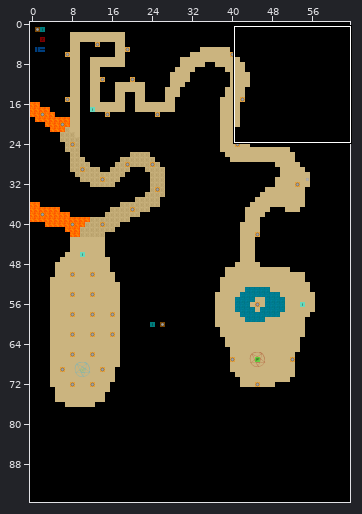
One commit to this Tiled map: assets-src/maps/chap1.tmx. Above, an overview of the earlier version with the close-up marked.
Close-up. As it was:
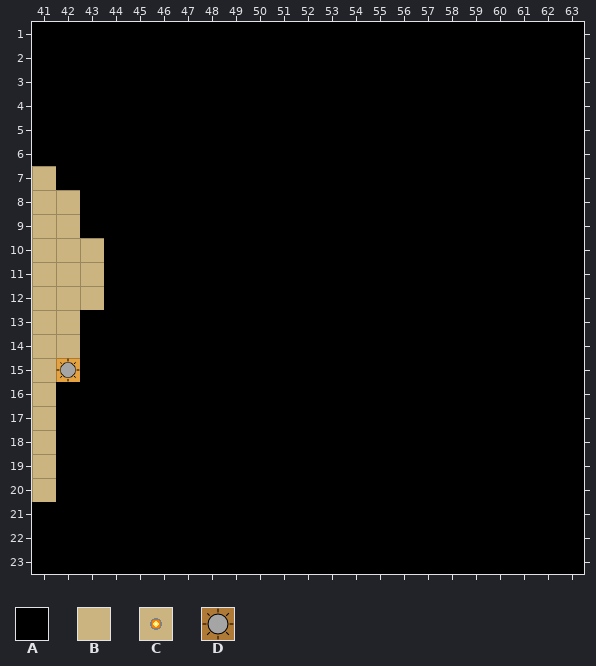
Cells are 32x32 px. Shown: x 41..63, y 1..23. The commit also changed other parts of the map, which this record leaves out.
Key: from "basic": A 0, B 1, C 8; from "items": D 0.
_ is an empty cell.
Objects are placed by their top-left corner, in cells (3,4 is the top-left corner of cell 3,4); size is 1x1 cell unless given.
Layers that did not change in this view are not listed.
Layer "map" before, first column x 41:
 1 AAAAAAAAAAAAAAAAAAAAAAA
 2 AAAAAAAAAAAAAAAAAAAAAAA
 3 AAAAAAAAAAAAAAAAAAAAAAA
 4 AAAAAAAAAAAAAAAAAAAAAAA
 5 AAAAAAAAAAAAAAAAAAAAAAA
 6 AAAAAAAAAAAAAAAAAAAAAAA
 7 BAAAAAAAAAAAAAAAAAAAAAA
 8 BBAAAAAAAAAAAAAAAAAAAAA
 9 BBAAAAAAAAAAAAAAAAAAAAA
10 BBBAAAAAAAAAAAAAAAAAAAA
11 BBBAAAAAAAAAAAAAAAAAAAA
12 BBBAAAAAAAAAAAAAAAAAAAA
13 BBAAAAAAAAAAAAAAAAAAAAA
14 BBAAAAAAAAAAAAAAAAAAAAA
15 BCAAAAAAAAAAAAAAAAAAAAA
16 BAAAAAAAAAAAAAAAAAAAAAA
17 BAAAAAAAAAAAAAAAAAAAAAA
18 BAAAAAAAAAAAAAAAAAAAAAA
19 BAAAAAAAAAAAAAAAAAAAAAA
20 BAAAAAAAAAAAAAAAAAAAAAA
21 AAAAAAAAAAAAAAAAAAAAAAA
22 AAAAAAAAAAAAAAAAAAAAAAA
23 AAAAAAAAAAAAAAAAAAAAAAA
Objects on layer "lights" before:
D "LowLight" at 42,15
And afterwards:
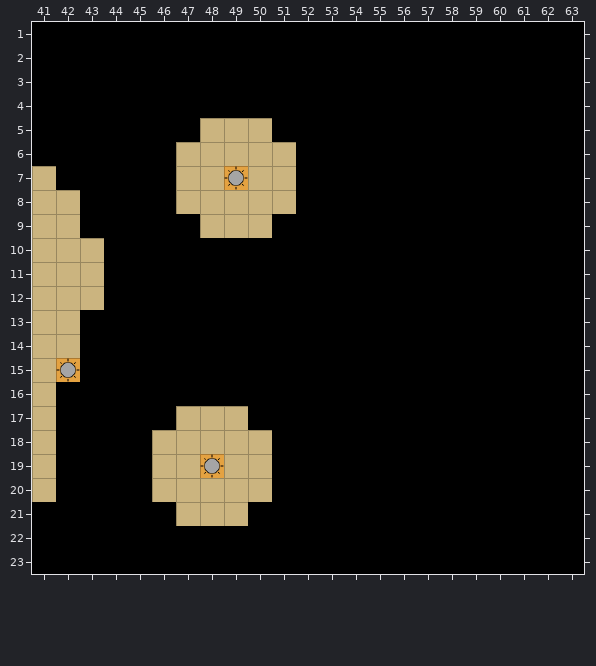
From old to new:
Changed rows in their new state; . is an unchanged cell.
Layer "map":
first column x 47:
 5 .BBB.
 6 BBBBB
 7 BBCBB
 8 BBBBB
 9 .BBB.
first column x 46:
17 .BBB.
18 BBBBB
19 BBCBB
20 BBBBB
21 .BBB.
Layer "lights":
added: D "LowLightMaze" at 49,7
added: D "LowLightMaze" at 48,19
Pixel boxes of the changes (left, top, right, bottom) in both close-ups:
changed: (176, 118, 296, 238)
changed: (152, 406, 272, 526)
